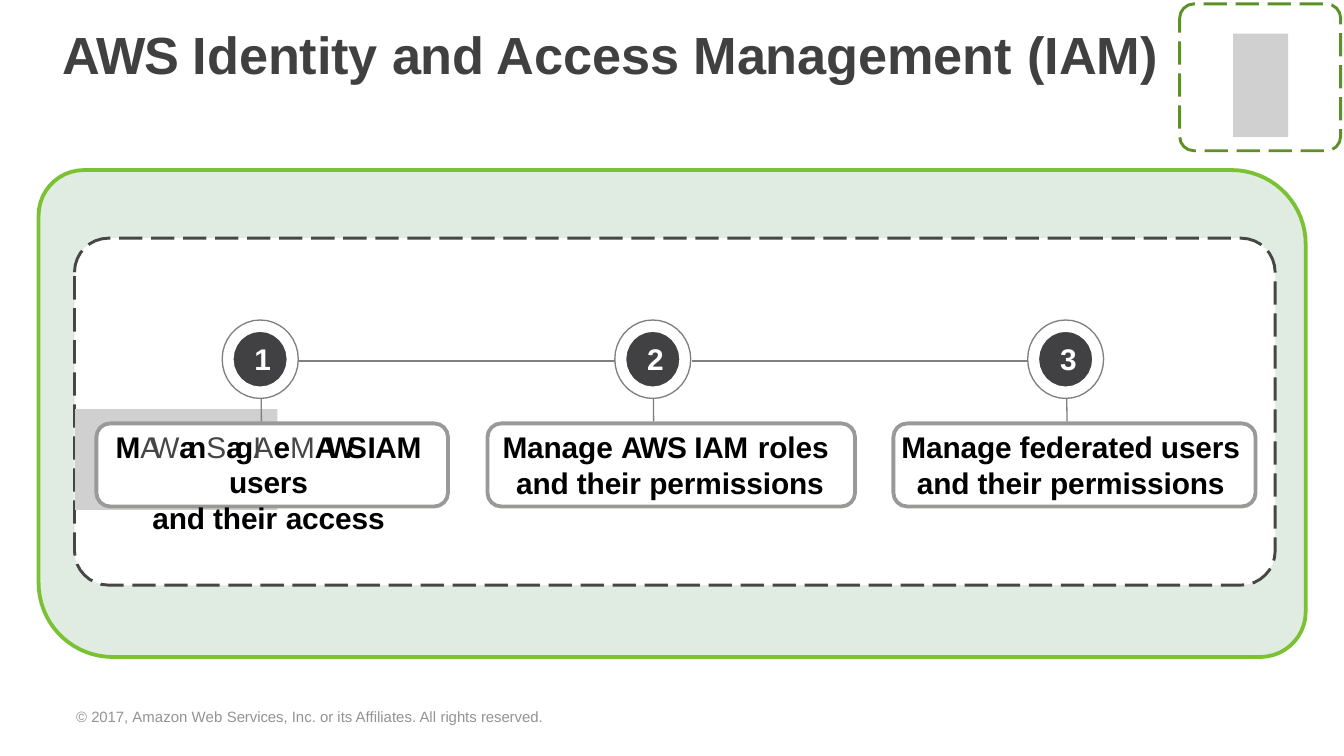
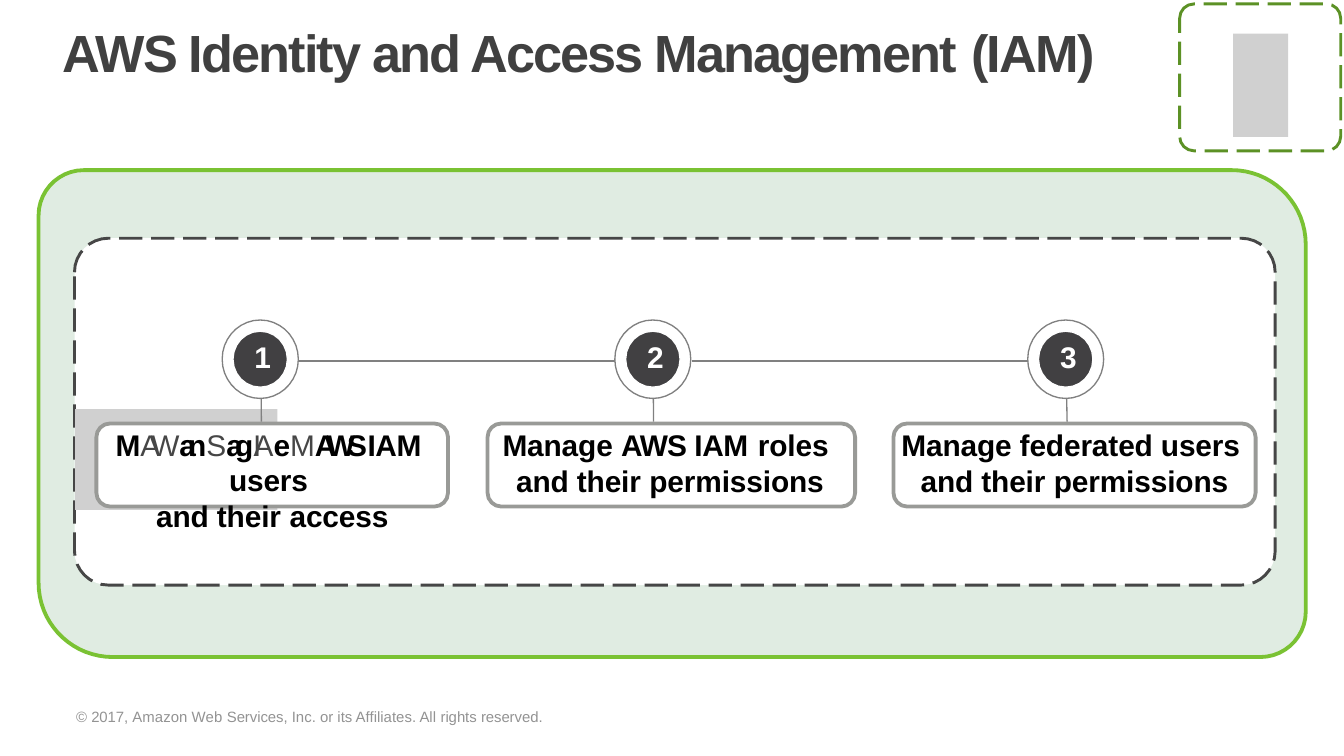
Before and after one commit to prkatta/dotraining, a slide deck: slide 68 of Session-18/AWS_Fundamentals.pptx (slide 69 before the commit). Drawn at 1344x756 pixels with LibreOffice and Linux fonts; fonts in the diff are those of the drawing; grey boxes stand for pictures; background and template pictures are left out. Boxes give left, top, right and bottom in pixels: in the first picture for what was removed or moved away, otherwise in the second. Text is boxed around its words. In the diff, an @@ line names an element or a change of style, - is before the commit and + after.

```diff
--- a/Session-18/AWS_Fundamentals.pptx
+++ b/Session-18/AWS_Fundamentals.pptx
@@ title "AWS Identity and Access Management ..." at (x1=63, y1=34, x2=1094, y2=82): letter spacing -0.6 to -1 pt in "AWS"; letter spacing -0.1 to -1 pt; indent changed @@
@@ freeform shape at (x1=39, y1=171, x2=1306, y2=657): outline redrawn @@
@@ freeform shape at (x1=39, y1=171, x2=1306, y2=657): outline redrawn @@
@@ indent changed in 4 elements at (x1=503, y1=434, x2=829, y2=497), (x1=1060, y1=347, x2=1077, y2=369), (x1=647, y1=347, x2=664, y2=368), (x1=254, y1=347, x2=271, y2=368) @@
@@ text "MAWanSagIAeMAWS IAM users" at (x1=156, y1=435, x2=422, y2=532): line spacing 19.1pt to 19pt @@
```
Also in this commit, not shown: 120 other slides changed, 9 slides removed.
